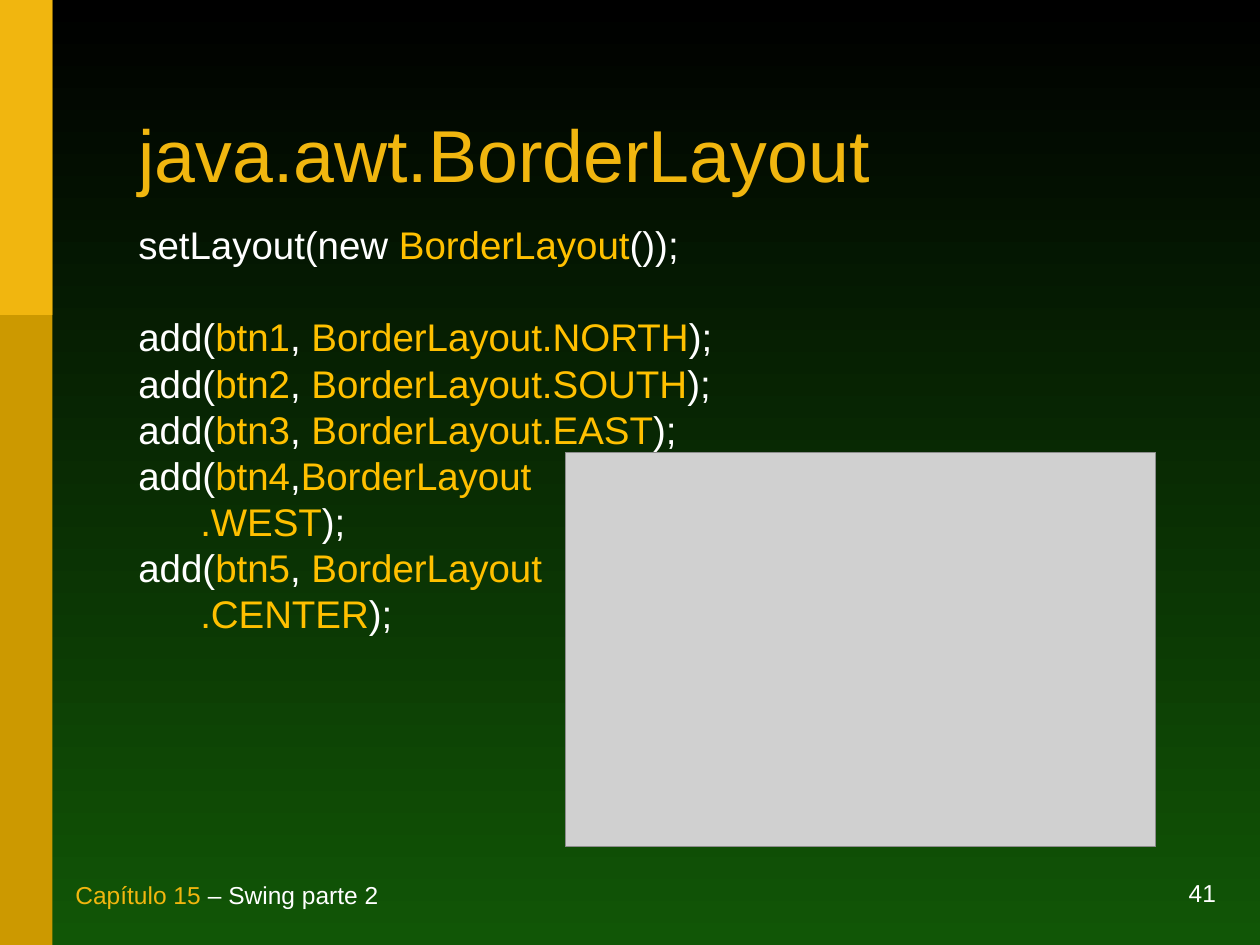
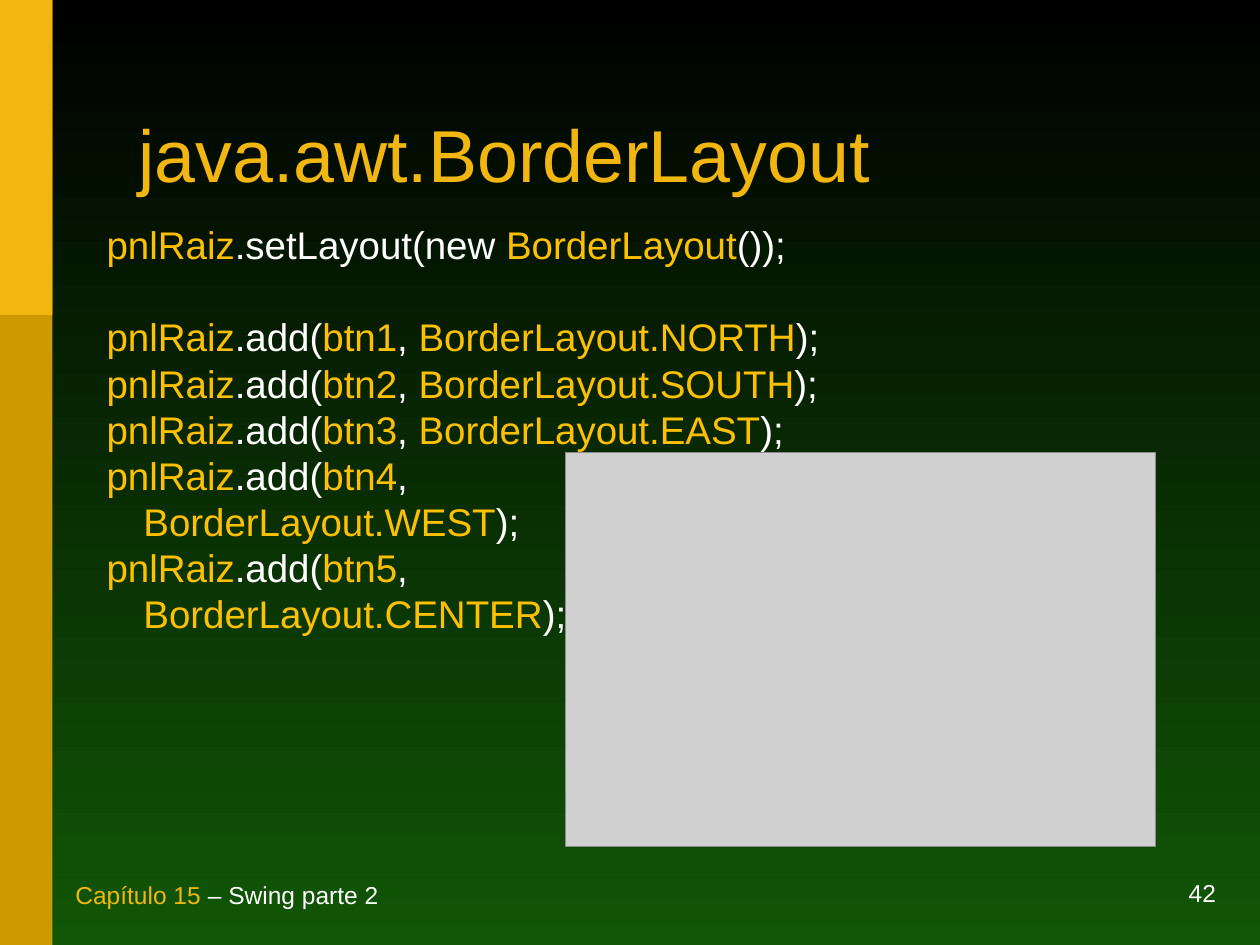
Before and after one commit to duchesqui/slzvieira-training, a slide deck: slide 42 of 1-Java-Programmer-Modulo-I/16.Capitulo15.ppt (slide 41 before the commit). Drawn at 1260x945 pixels with LibreOffice and Linux fonts; fonts in the diff are those of the drawing; grey boxes stand for pictures. Boxes give left, top, right and bottom in pixels: in the first picture for what was removed or moved away, otherwise in the second. Text is boxed around its words. In the diff, an @@ line names an element or a change of style, - is before the commit and + after.

```diff
--- a/1-Java-Programmer-Modulo-I/16.Capitulo15.ppt
+++ b/1-Java-Programmer-Modulo-I/16.Capitulo15.ppt
@@ text at box(107, 231, 820, 636): text changed @@
-setLayout(new BorderLayout());
-add(btn1, BorderLayout.NORTH);
-add(btn2, BorderLayout.SOUTH);
-add(btn3, BorderLayout.EAST);
-add(btn4,BorderLayout
-.WEST);
-add(btn5, BorderLayout
-.CENTER);
+pnlRaiz.setLayout(new BorderLayout());
+pnlRaiz.add(btn1, BorderLayout.NORTH);
+pnlRaiz.add(btn2, BorderLayout.SOUTH);
+pnlRaiz.add(btn3, BorderLayout.EAST);
+pnlRaiz.add(btn4,
+BorderLayout.WEST);
+pnlRaiz.add(btn5,
+BorderLayout.CENTER);
@@ page number at box(1189, 885, 1216, 902): text changed @@
-41
+42
```
Also in this commit, not shown: 13 other slides changed, 4 slides added, 3 slides removed.
